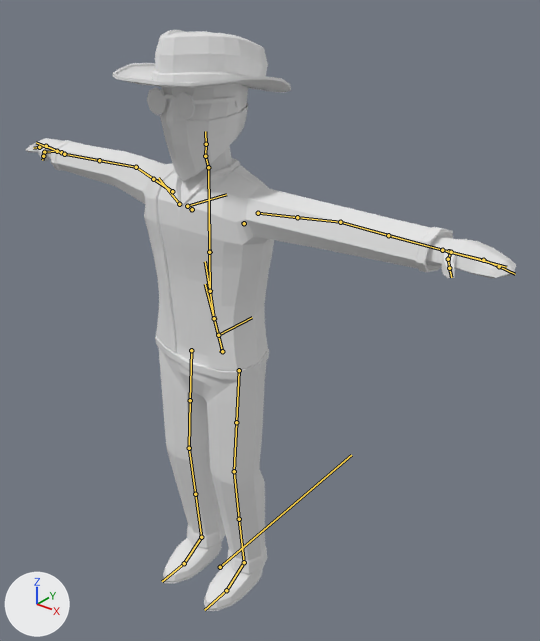
Two versions of the FBX model Assets/FBX/Characters/Player/Anims/anim_interact.fbx, one commit apart.
The view is the same before and after, from a 50 mm lens placed at (1.399, -1.466, 1.951), pointed at (0.118, 0.135, 0.958). Arrows for +X, +Y and +Z are at lower left; the lights stay in place. Both versions are drawn at frame 1 of the action 'Player_Interact'; the numbers are the values there. The bones that bend it are drawn over the model as lines.

Names of what the first picture shows: 'Bandana', 'Hat', 'Player'.
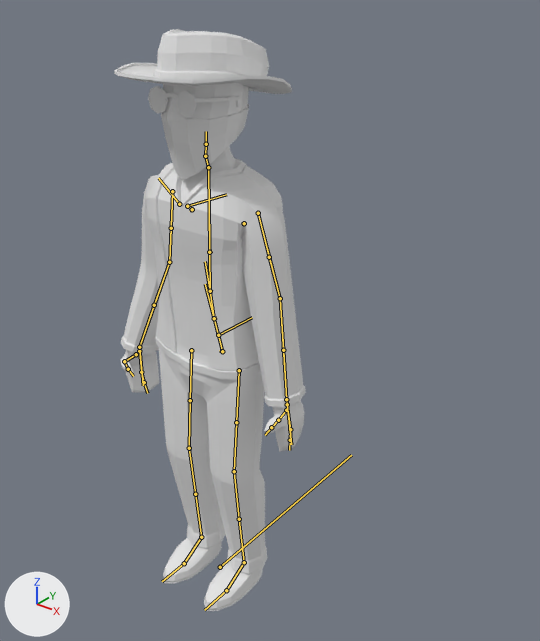
Boxes (x1, y1, x2, y2) around the edits, measured in the pictures (540 x 641 px):
'Player', posed (62% narrower)
    before: (26, 84, 516, 611)
    after: (120, 83, 306, 611)
'Hat', posed
    before: (113, 30, 291, 92)
    after: (114, 29, 292, 94)
'Bandana', posed
    before: (160, 103, 248, 182)
    after: (161, 104, 249, 180)
bone 'ORG-upper_arm.L', root to tip
    before: (258, 213) to (340, 222)
    after: (258, 213) to (280, 298)
bone 'DEF-upper_arm.L', root to tip
    before: (258, 213) to (297, 217)
    after: (258, 213) to (269, 257)
bone 'DEF-upper_arm.L.001', root to tip
    before: (297, 217) to (340, 222)
    after: (269, 257) to (280, 298)
bone 'DEF-forearm.L', root to tip
    before: (340, 222) to (388, 235)
    after: (280, 298) to (283, 350)
bone 'ORG-upper_arm.R', root to tip
    before: (172, 191) to (136, 167)
    after: (172, 191) to (169, 262)
bone 'ORG-hand.R', root to tip
    before: (64, 154) to (60, 152)
    after: (139, 347) to (140, 353)
bone 'DEF-thumb.02.R', root to tip
    before: (44, 152) to (43, 156)
    after: (124, 361) to (128, 369)
bone 'DEF-thumb.03.R', root to tip
    before: (43, 156) to (42, 160)
    after: (128, 369) to (133, 376)
bone 'DEF-upper_arm.R', root to tip
    before: (172, 191) to (153, 179)
    after: (172, 191) to (171, 228)
bone 'DEF-upper_arm.R.001', root to tip
    before: (153, 179) to (136, 167)
    after: (171, 228) to (169, 262)
bone 'DEF-forearm.R', root to tip
    before: (136, 167) to (99, 160)
    after: (169, 262) to (154, 305)
bone 'DEF-forearm.R.001', root to tip
    before: (99, 160) to (64, 154)
    after: (154, 305) to (139, 347)
bone 'DEF-hand.R', root to tip
    before: (64, 154) to (36, 142)
    after: (139, 347) to (143, 385)

The edits, one by one:
Bone 'ORG-upper_arm.L' (bone_org_upper_arm_l) turns from (0, 0, 0) to (12, 18, -77) degrees about its own x, y and z.
Bone 'DEF-upper_arm.L' (bone_def_upper_arm_l) turns from (0, 0, 0) to (11, 9, -79) degrees about its own x, y and z.
Bone 'DEF-upper_arm.L.001' (bone_def_upper_arm_l_001) turns from (0, 0, 0) to (0, 4, 0) degrees about its own x, y and z.
Bone 'DEF-forearm.L' (bone_def_forearm_l) turns from (0, 0, 0) to (0, 4, -1) degrees about its own x, y and z.
Bone 'ORG-upper_arm.R' (bone_org_upper_arm_r) turns from (-10, -1, 3) to (12, -18, 77) degrees about its own x, y and z.
Bone 'ORG-hand.R' (bone_org_hand_r) turns from (-2, 1, -8) to (-14, 17, 6) degrees about its own x, y and z.
Bone 'DEF-thumb.02.R' (bone_def_thumb_02_r) turns from (79, -16, -44) to (56, -17, -34) degrees about its own x, y and z.
Bone 'DEF-thumb.03.R' (bone_def_thumb_03_r) turns from (0, 0, 0) to (18, -1, 3) degrees about its own x, y and z.
Bone 'DEF-upper_arm.R' (bone_def_upper_arm_r) turns from (-10, 0, 3) to (11, -9, 79) degrees about its own x, y and z.
Bone 'DEF-upper_arm.R.001' (bone_def_upper_arm_r_001) turns from (0, 0, 0) to (0, -4, 0) degrees about its own x, y and z.
Bone 'DEF-forearm.R' (bone_def_forearm_r) turns from (14, 0, -4) to (14, -4, -3) degrees about its own x, y and z.
Bone 'DEF-forearm.R.001' (bone_def_forearm_r_001) turns from (0, 1, 0) to (0, 8, 0) degrees about its own x, y and z.
Bone 'DEF-hand.R' (bone_def_hand_r) turns from (-2, 1, -8) to (-16, 9, 5) degrees about its own x, y and z.
